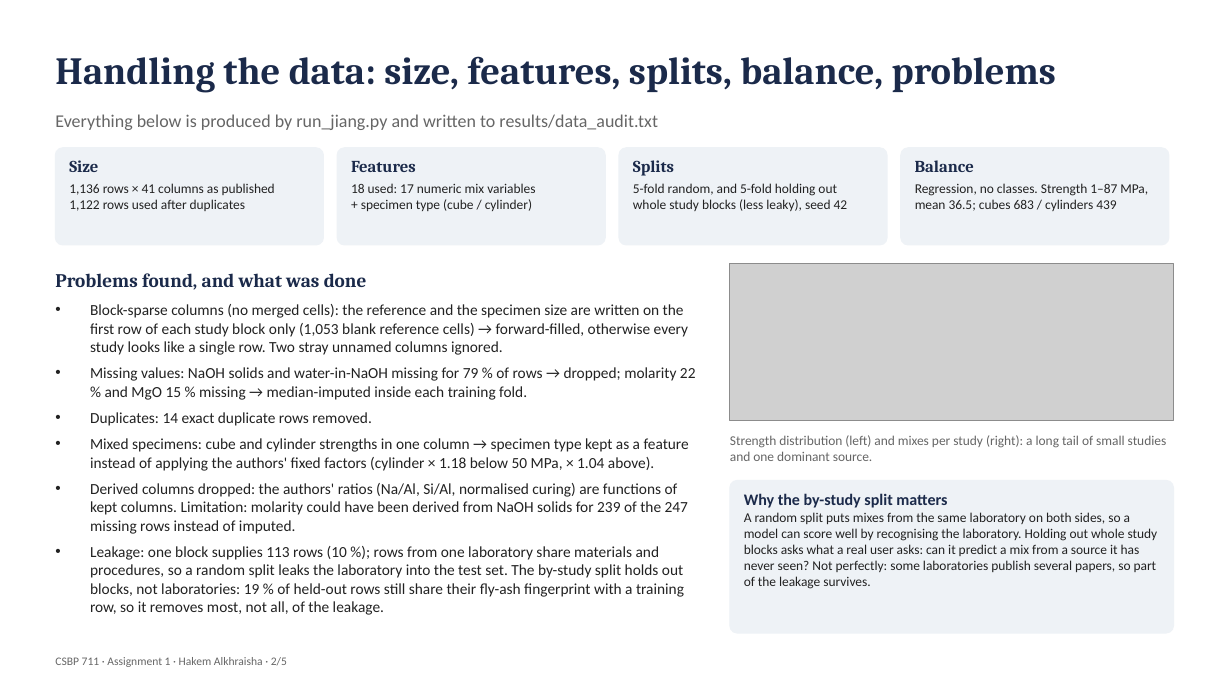
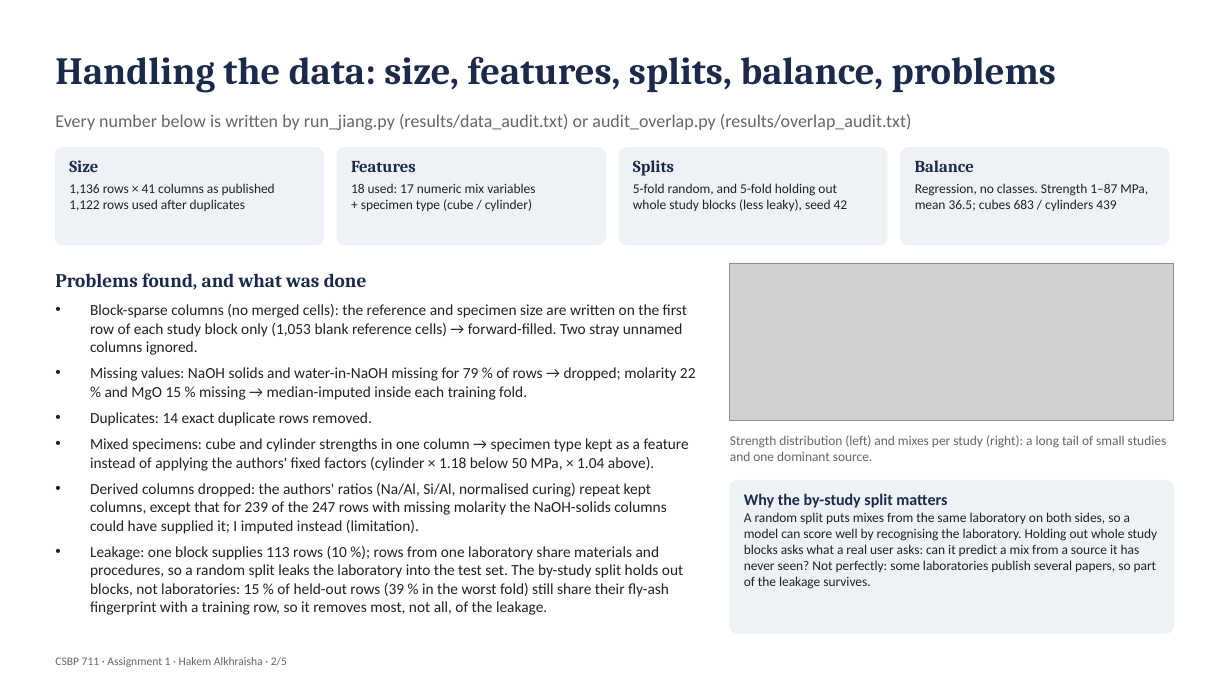
Before and after one commit to Hakem3011/csbp711-gpc, a slide deck: slide 2 of Hakem Alkhraisha_CSBP711_Assignment1_Slides.pptx. Drawn at 1232x693 pixels with LibreOffice and Linux fonts; fonts in the diff are those of the drawing; grey boxes stand for pictures. Boxes give left, top, right and bottom in pixels: in the first picture for what was removed or moved away, otherwise in the second. Text is boxed around its words. In the diff, an @@ line names an element or a change of style, - is before the commit and + after.

Commit message:
Add fold-draw, boosting and overlap audits; sync slides and README

```diff
--- a/Hakem Alkhraisha_CSBP711_Assignment1_Slides.pptx
+++ b/Hakem Alkhraisha_CSBP711_Assignment1_Slides.pptx
@@ text at box(55, 114, 912, 130): text changed @@
-Everything below is produced by run_jiang.py and written to results/data_audit.txt
+Every number below is written by run_jiang.py (results/data_audit.txt) or audit_overlap.py (results/overlap_audit.txt)
@@ text at box(90, 304, 687, 355): text changed @@
-• Block-sparse columns (no merged cells): the reference and the specimen size are written on the first row of each study block only (1,053 blank reference cells) → forward-filled, otherwise every study looks like a single row. Two stray unnamed columns ignored.
+• Block-sparse columns (no merged cells): the reference and specimen size are written on the first row of each study block only (1,053 blank reference cells) → forward-filled. Two stray unnamed columns ignored.
@@ text at box(90, 483, 683, 615): text changed @@
-• Derived columns dropped: the authors' ratios (Na/Al, Si/Al, normalised curing) are functions of kept columns. Limitation: molarity could have been derived from NaOH solids for 239 of the 247 missing rows instead of imputed.
-• Leakage: one block supplies 113 rows (10 %); rows from one laboratory share materials and procedures, so a random split leaks the laboratory into the test set. The by-study split holds out blocks, not laboratories: 19 % of held-out rows still share their fly-ash fingerprint with a training row, so it removes most, not all, of the leakage.
+• Derived columns dropped: the authors' ratios (Na/Al, Si/Al, normalised curing) repeat kept columns, except that for 239 of the 247 rows with missing molarity the NaOH-solids columns could have supplied it; I imputed instead (limitation).
+• Leakage: one block supplies 113 rows (10 %); rows from one laboratory share materials and procedures, so a random split leaks the laboratory into the test set. The by-study split holds out blocks, not laboratories: 15 % of held-out rows (39 % in the worst fold) still share their fly-ash fingerprint with a training row, so it removes most, not all, of the leakage.
```
Also in this commit, not shown: 3 other slides changed, 8 other files.
